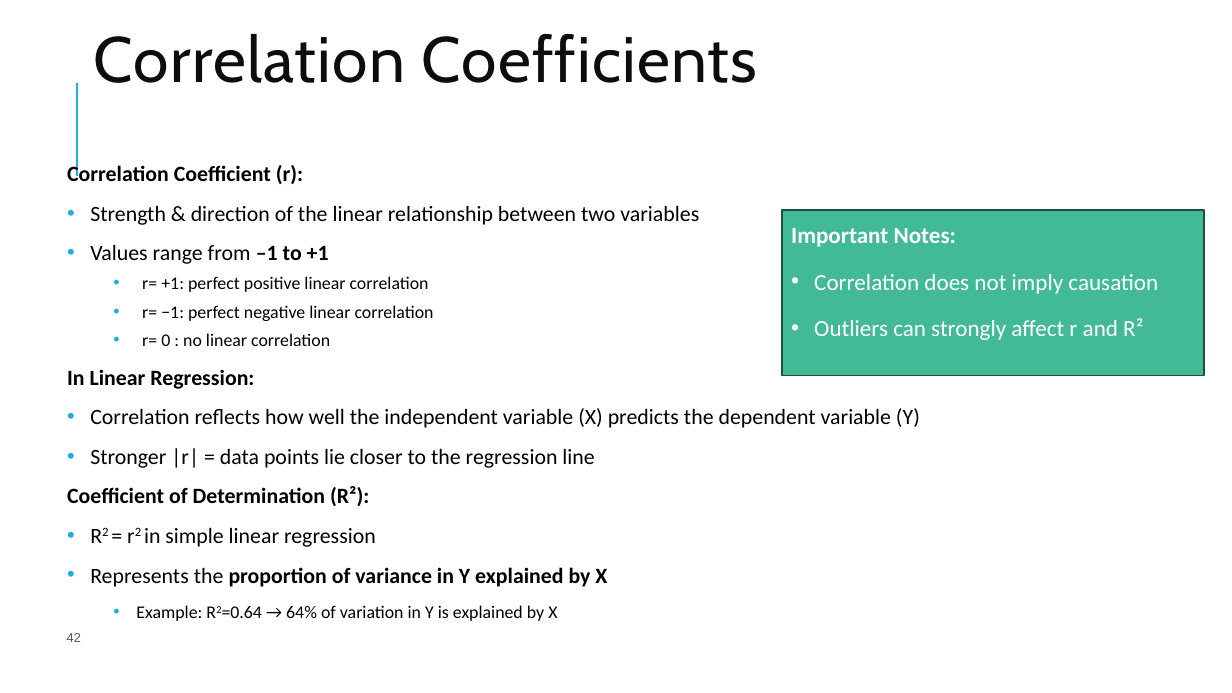
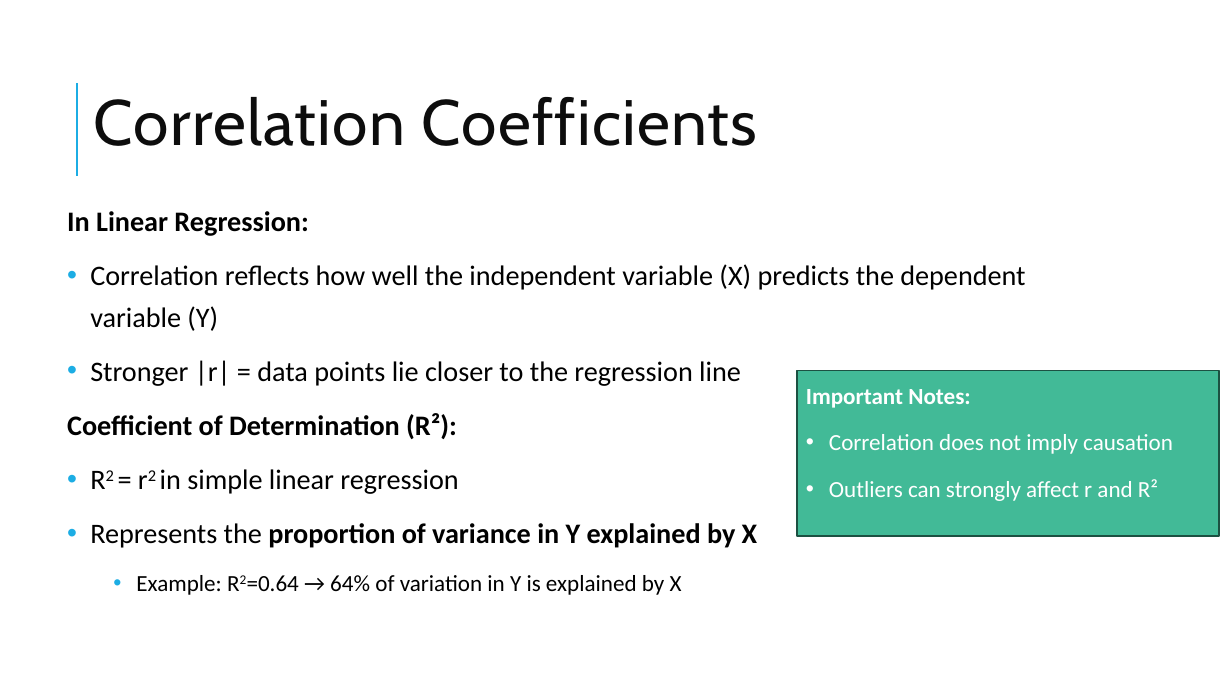
Before and after one commit to pcmathias/MSACL-data-literacy, a slide deck: slide 44 of presentations/DS 100 - Statistics Fundamentals.pptx (slide 42 before the commit). Drawn at 1232x693 pixels with LibreOffice and Linux fonts; fonts in the diff are those of the drawing; background and template pictures are left out. Boxes give left, top, right and bottom in pixels: in the first picture for what was removed or moved away, otherwise in the second. Text is boxed around its words. In the diff, an @@ line names an element or a change of style, - is before the commit and + after.

```diff
--- a/presentations/DS 100 - Statistics Fundamentals.pptx
+++ b/presentations/DS 100 - Statistics Fundamentals.pptx
@@ title "Correlation Coefficients": place and size @@
-title "Correlation Coefficients" at box(94, 34, 757, 83)
+title "Correlation Coefficients" at box(94, 97, 757, 146)
@@ text at box(67, 163, 699, 346): paragraphs removed @@
-Correlation Coefficient (r):
-• Strength & direction of the linear relationship between two variables
-• Values range from –1 to +1
-  • r= +1: perfect positive linear correlation
-  • r= −1: perfect negative linear correlation
-  • r= 0 : no linear correlation
@@ text "In Linear Regression:": place and size @@
-text "In Linear Regression:" at box(67, 163, 920, 621)
+text "In Linear Regression:" at box(67, 211, 1025, 595)
@@ text "In Linear Regression:" at box(67, 211, 1025, 595): size 17.1 to 22 pt in "In Linear Regression:", "Correlation reflects how well the independent variable ...", "Stronger |r| = data points lie closer ...", "Coefficient of Determination (R²):" and 2 more places; size 13.9 to 18 pt in "Example: R2=0.64 → 64% of variation in ..."; line spacing 1.02 to 1.22 @@
@@ rectangle "Important Notes:": place and size @@
-rectangle "Important Notes:" at box(782, 210, 1204, 375)
+rectangle "Important Notes:" at box(797, 371, 1219, 536)
@@ page number removed at box(67, 633, 81, 642) @@
-42
```
Also in this commit, not shown: 8 other slides changed, 11 slides added, 3 slides removed, 4 other files.
